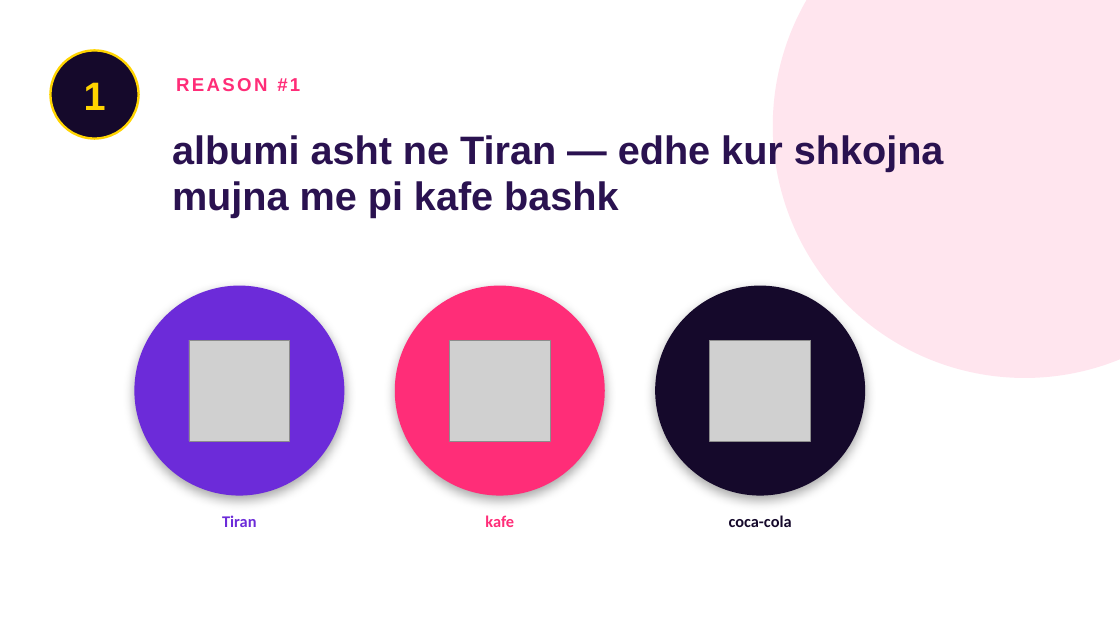
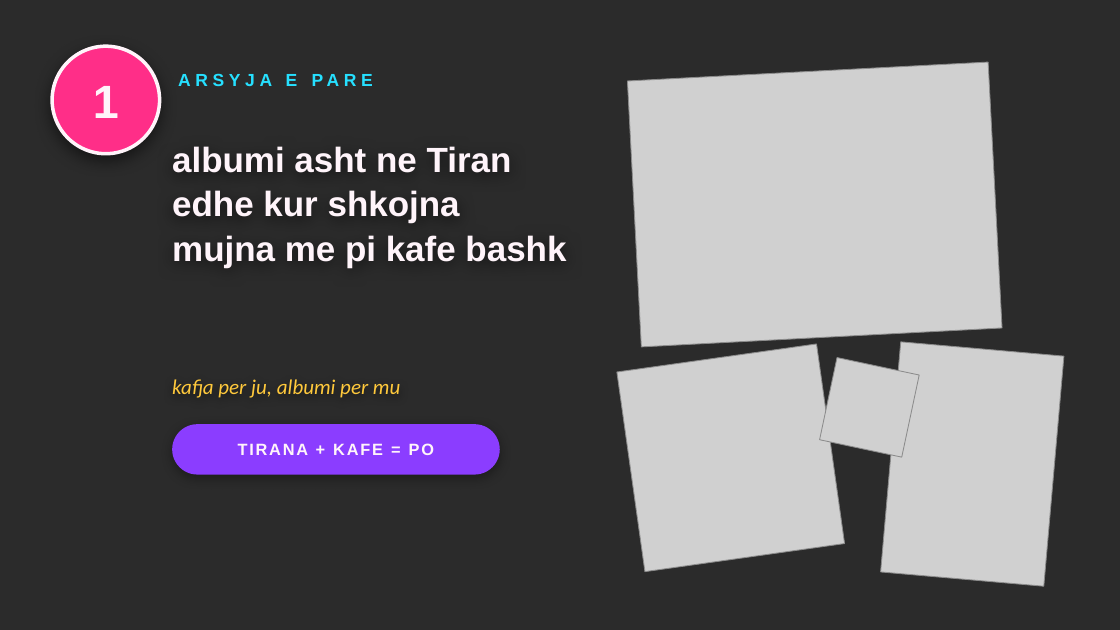
Before and after one commit to oltionselmani/Elbi, a slide deck: slide 2 of katseye-album-presentation.pptx. Drawn at 1120x630 pixels with LibreOffice and Linux fonts; fonts in the diff are those of the drawing; grey boxes stand for pictures; background and template pictures are left out; a plain dark background stands for a picture behind light text. Boxes give left, top, right and bottom in pixels: in the first picture for what was removed or moved away, otherwise in the second. Text is boxed around its words. In the diff, an @@ line names an element or a change of style, - is before the commit and + after.

```diff
--- a/katseye-album-presentation.pptx
+++ b/katseye-album-presentation.pptx
@@ background #FFFFFF to picture (left out) @@
@@ ellipse removed at (x1=773, y1=0, x2=1120, y2=378) @@
@@ text "1" at (x1=93, y1=86, x2=119, y2=118): size 34 to 40 pt, text colour #FFD400 to #FFF4FA @@
@@ ellipse resized from (x1=50, y1=50, x2=139, y2=139) to (x1=52, y1=46, x2=160, y2=154) @@
@@ ellipse at (x1=52, y1=46, x2=160, y2=154): fill #15092B to #FF2E88; outline #FFD400 2 pt to #FFF4FA 3 pt; shadow on @@
@@ text at (x1=286, y1=74, x2=298, y2=86): text changed; size 16 to 15 pt; text colour #FF2D78 to #26E0FF @@
-REASON #1
+ARSYJA E PARE
@@ picture added at (x1=628, y1=62, x2=1002, y2=347) @@
@@ text "albumi asht ne Tiran" moved from (x1=172, y1=135, x2=944, y2=218) to (x1=172, y1=146, x2=566, y2=267) @@
@@ text at (x1=172, y1=146, x2=512, y2=223): text changed; size 34 to 30 pt; text colour #2A1250 to #FFF4FA @@
-albumi asht ne Tiran — edhe kur shkojna
+albumi asht ne Tiran
+edhe kur shkojna
@@ text at (x1=172, y1=235, x2=566, y2=267): size 34 to 30 pt, text colour #2A1250 to #FFF4FA in "mujna me pi kafe bashk"; line spacing 40pt to 38pt @@
@@ ellipse removed at (x1=134, y1=286, x2=344, y2=496) @@
@@ ellipse removed at (x1=395, y1=286, x2=605, y2=496) @@
@@ ellipse removed at (x1=655, y1=286, x2=865, y2=496) @@
@@ picture removed at (x1=189, y1=340, x2=290, y2=441) @@
@@ picture removed at (x1=450, y1=340, x2=550, y2=441) @@
@@ picture added at (x1=617, y1=344, x2=845, y2=572) @@
@@ picture removed at (x1=710, y1=340, x2=811, y2=441) @@
@@ picture added at (x1=820, y1=358, x2=919, y2=457) @@
@@ picture added at (x1=881, y1=342, x2=1064, y2=586) @@
@@ text added at (x1=172, y1=379, x2=400, y2=398), 18 pt, text #FFC93C, italic @@
+kafja per ju, albumi per mu
@@ rounded rectangle added at (x1=172, y1=424, x2=500, y2=475), fill #8B3DFF @@
@@ text added at (x1=238, y1=443, x2=434, y2=455), 14 pt, text #FFF4FA, bold @@
+TIRANA + KAFE = PO
@@ text removed at (x1=222, y1=515, x2=256, y2=527) @@
-Tiran
@@ text removed at (x1=485, y1=515, x2=514, y2=527) @@
-kafe
@@ text removed at (x1=729, y1=515, x2=792, y2=527) @@
-coca-cola
```
Also in this commit, not shown: 7 other slides changed.
